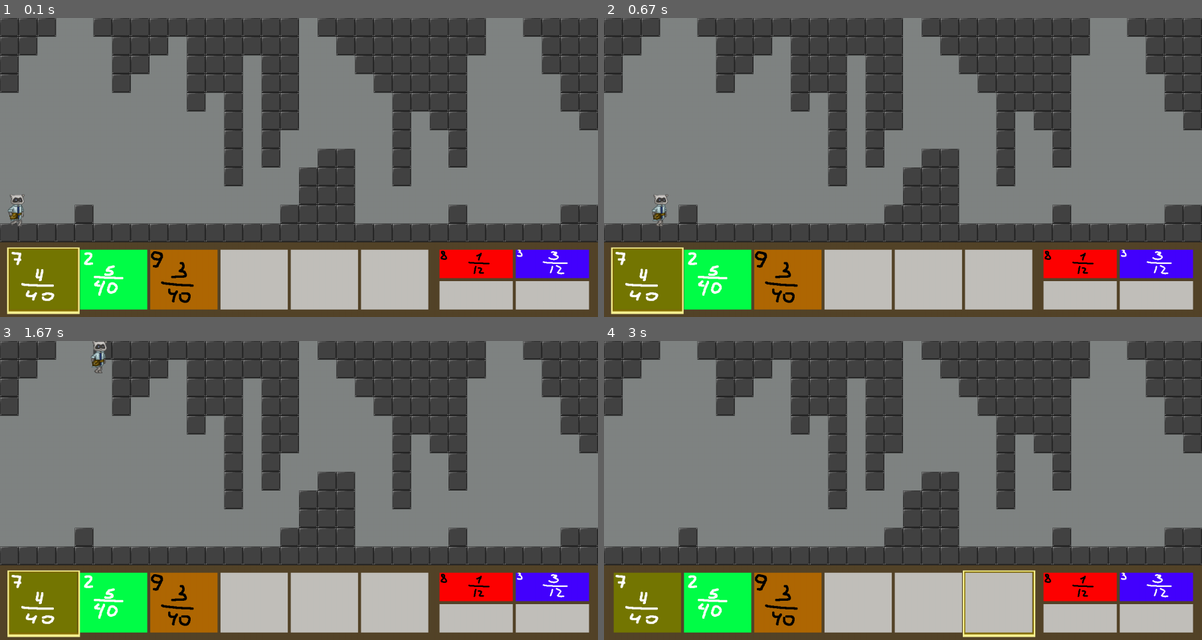
Above: before the commit, frames 1-4 (two rows, left to right).
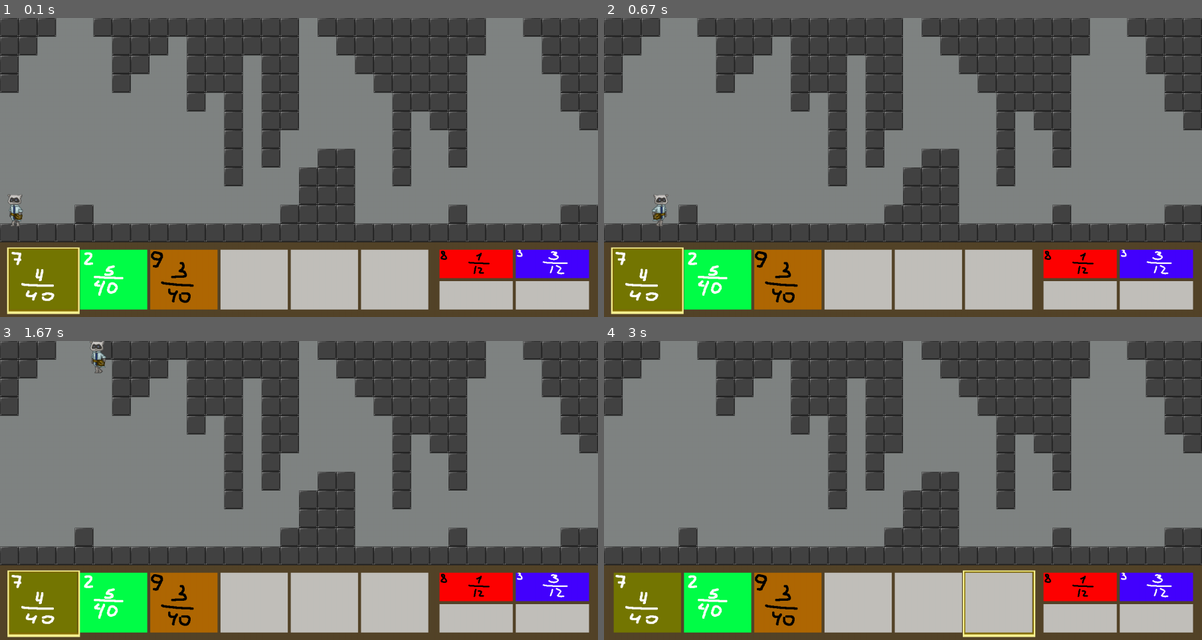
Above: after the commit, the same moments.

Repository: Kristal1ik/PyGame
Game: pygame game, started from Main.py
Two runs of this game, one before a commit and one after it. Both use one fixed random seed, a clock stepped at 60 frames per second and the inputs below.
Inputs:
- Up to frame 1 (0.1 s): no input
- Up to frame 2 (0.67 s): hold D from 0.33 s (still down)
- Up to frame 3 (1.67 s): release D at 0.8 s; hold D 0.83-1.3 s; hold Right 0.83-1.3 s; tap Space at 0.9, 1.2, 1.4 s; tap Right Ctrl at 0.98 s; hold A from 1.33 s (still down); hold Left from 1.33 s (still down)
- Up to frame 4 (3 s): tap Space at 1.7, 1.97, 2.3, 2.6, 2.73 s; release A at 1.87 s; release Left at 1.87 s; hold S 1.9-2.2 s; hold A 2.23-2.63 s; hold Left 2.23-2.63 s; tap Right Ctrl at 2.38 s; hold D from 2.67 s (still down); hold Right from 2.67 s (still down)

The runs differ from the first frame. In frame 1, 0.2% of the frame differs, in the area x 1-5%, y 59-70%; in frame 2, less than 0.1%; in frame 3, 0.2%, in the area x 15-18%, y 0-11%; in frame 4, nothing differs.

Commit message:
анимация поворота

Diff:
--- a/Pers_file.py
+++ b/Pers_file.py
@@ -18,6 +18,7 @@
         self.rect.x = 20
         self.rect.y = 450
         self.vy = 0
+        self.side = 0
 
     def update(self):
         # Изменены клавиши управления, чтобы при работе не было конфликта с классом Arrow.
@@ -27,7 +28,7 @@
         dx = 0
         dy = 0
         clock = pygame.time.Clock()
-        time = 15
+        time = 5
         fps = 60
         f = False  # Проверка на то, нажат ли пробел
         args = pygame.key.get_pressed()
@@ -40,8 +41,9 @@
             f = False
         if args[pygame.K_d]:
             dx += 5
+
             # анимация
-
+            self.side = 1
             self.nn += 1
             if self.nn > time:
                 self.nn = 0
@@ -52,14 +54,21 @@
         if args[pygame.K_a]:
             dx -= 5
             # анимация
-
+            self.side = -1
             self.nn += 1
             if self.nn > time:
                 self.nn = 0
                 self.n += 1
                 if self.n >= len(self.images):
                     self.n = 0
-                self.image = self.images[self.n]
+                self.image = pygame.transform.flip(self.images[self.n], True, False)
+        if not args[pygame.K_a] and not args[pygame.K_d]:
+            if self.side == 1:
+                self.image = self.images[2]
+            else:
+                self.image = pygame.transform.flip(self.images[2], True, False)
+
+
 
 
 
